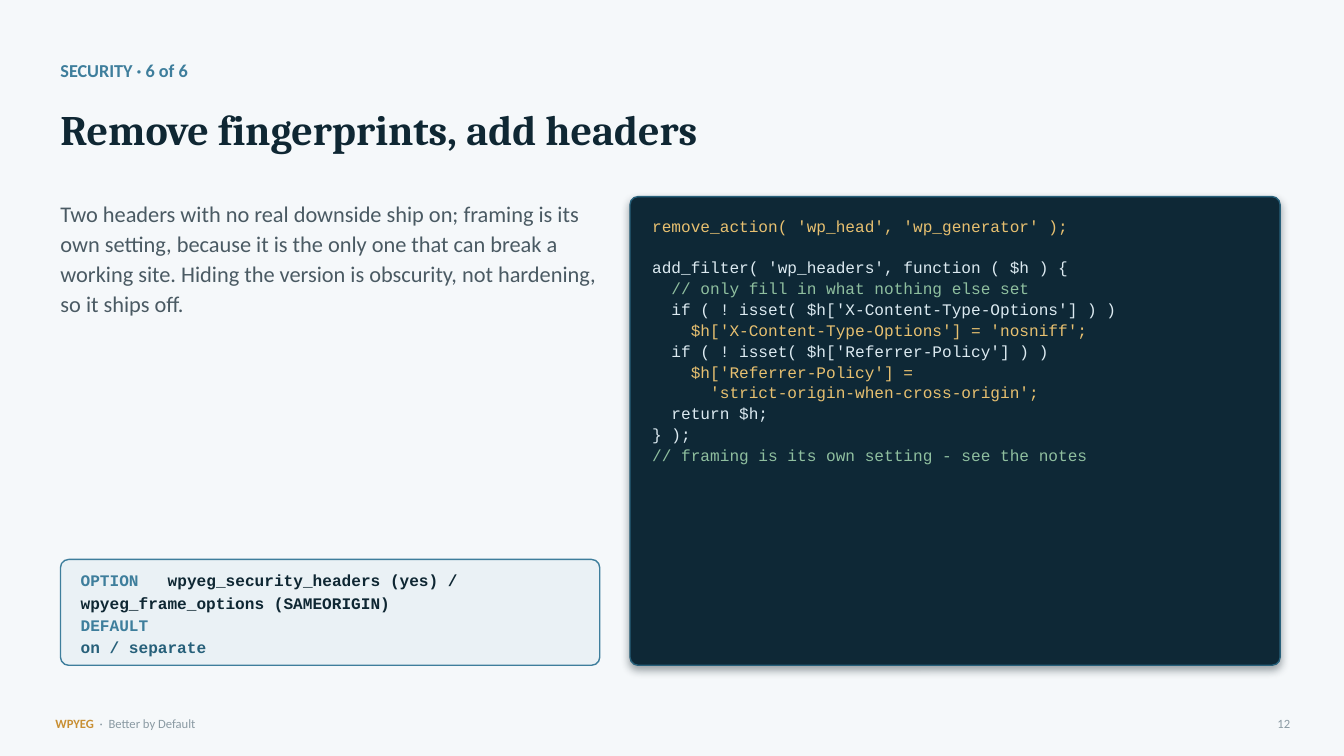
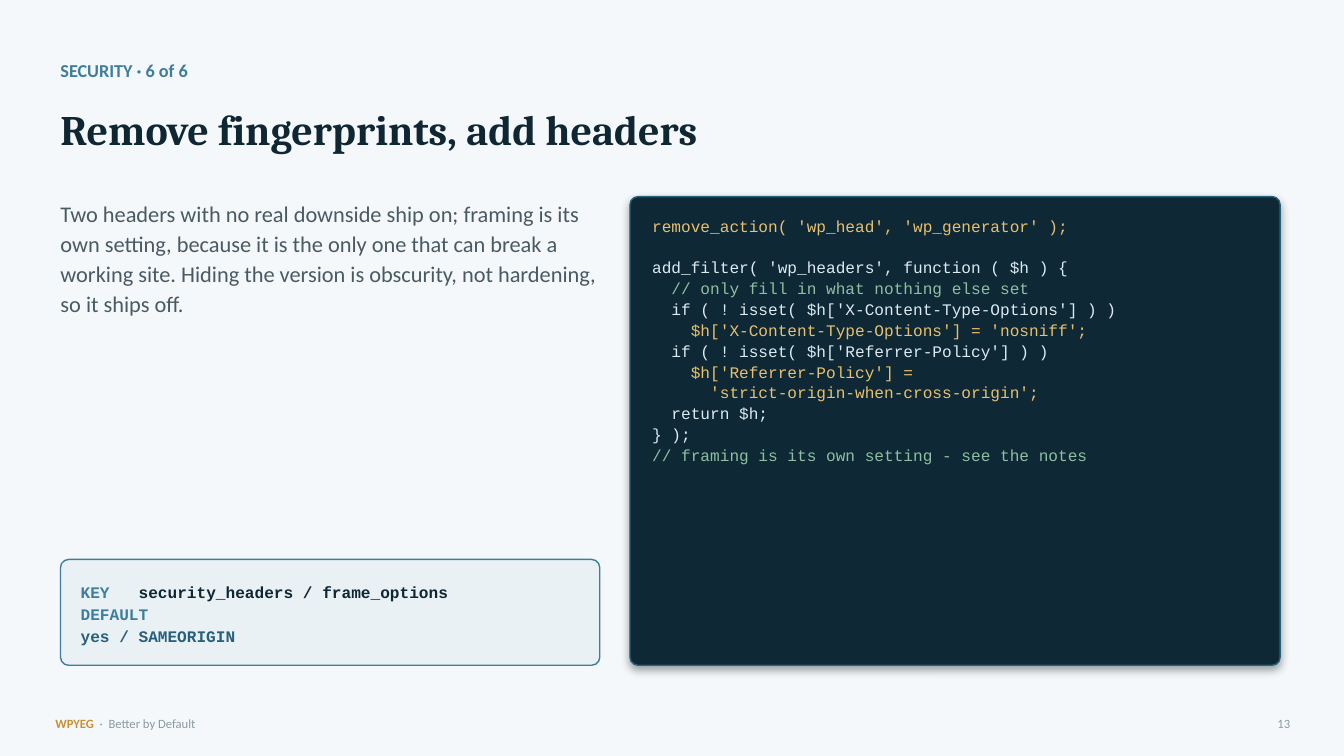
Before and after one commit to WPYEG/Better-by-Default, a slide deck: slide 13 of workshop/Better-by-Default.pptx (slide 12 before the commit). Drawn at 1344x756 pixels with LibreOffice and Linux fonts; fonts in the diff are those of the drawing. Boxes give left, top, right and bottom in pixels: in the first picture for what was removed or moved away, otherwise in the second. Text is boxed around its words. In the diff, an @@ line names an element or a change of style, - is before the commit and + after.

```diff
--- a/workshop/Better-by-Default.pptx
+++ b/workshop/Better-by-Default.pptx
@@ text at (x1=81, y1=586, x2=448, y2=602): text changed @@
-OPTION wpyeg_security_headers (yes) / wpyeg_frame_options (SAMEORIGIN)
+KEY security_headers / frame_options
@@ text at (x1=81, y1=631, x2=236, y2=646): text changed @@
-on / separate
+yes / SAMEORIGIN
```
Also in this commit, not shown: 16 other slides changed, 4 slides added, 11 other files.
